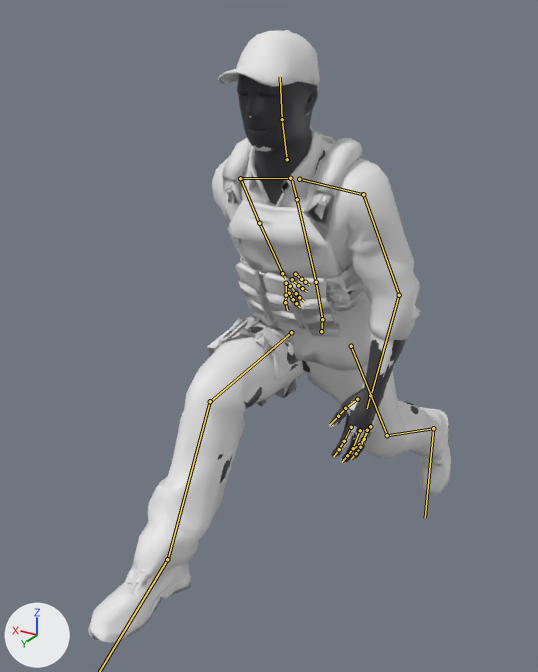
Before and after pictures for a commit that changed the glTF model client/public/models/character_high.glb.
One viewpoint serves both versions: a camera (50 mm lens) standing at (-0.939, 1.875, 1.354) and looking at (0.076, 0.183, 0.508). Lighting does not change. The marker at lower left points along +X, +Y and +Z. The older version comes first. Both versions are drawn at frame 20 of the action 'crouch_walk'; the numbers are the values there. The bones that change, and the others that lie on the model, are drawn over the model as lines.

Names of what the first picture shows: 'char_defender', 'char_ghost'.
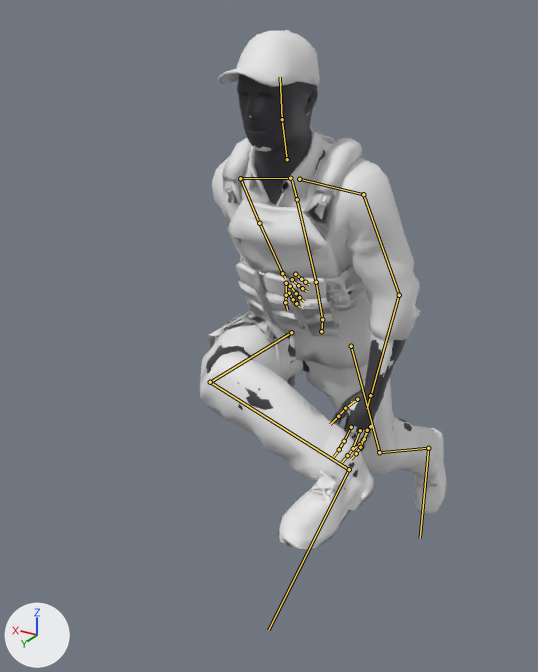
Boxes (x1, y1, x2, y2) around the edits, measured in the pictures (538 x 672 px):
'char_defender', posed (32% narrower, 15% shorter): before (88, 30, 451, 642); after (200, 30, 447, 549)
'char_ghost', posed: before (217, 74, 419, 484); after (206, 74, 412, 489)
bone 'UpperLeg.L', root to tip: before (351, 346) to (387, 435); after (351, 346) to (379, 452)
bone 'LowerLeg.L', root to tip: before (387, 435) to (433, 428); after (379, 452) to (428, 448)
bone 'Foot.L', root to tip: before (433, 428) to (425, 518); after (428, 448) to (420, 538)
bone 'UpperLeg.R', root to tip: before (291, 332) to (210, 401); after (291, 332) to (210, 382)
bone 'LowerLeg.R', root to tip: before (210, 401) to (168, 559); after (210, 382) to (348, 469)

The change in detail:
Bone 'UpperLeg.L' (bone_upperleg_l) turns from (-31, 4, 3) to (-21, 4, 4) degrees about its own x, y and z.
Bone 'LowerLeg.L' (bone_lowerleg_l) turns from (-36, -5, 3) to (-44, -4, 4) degrees about its own x, y and z.
Bone 'Foot.L' (bone_foot_l) turns from (-3, -6, -10) to (-5, -6, -11) degrees about its own x, y and z.
Bone 'UpperLeg.R' (bone_upperleg_r) turns from (80, 1, 5) to (88, 0, 6) degrees about its own x, y and z.
Bone 'LowerLeg.R' (bone_lowerleg_r) turns from (-50, 9, -14) to (-159, 11, -87) degrees about its own x, y and z.
Bone 'Foot.R' (bone_foot_r) turns from (-37, -9, 15) to (-49, -94, 103) degrees about its own x, y and z.
